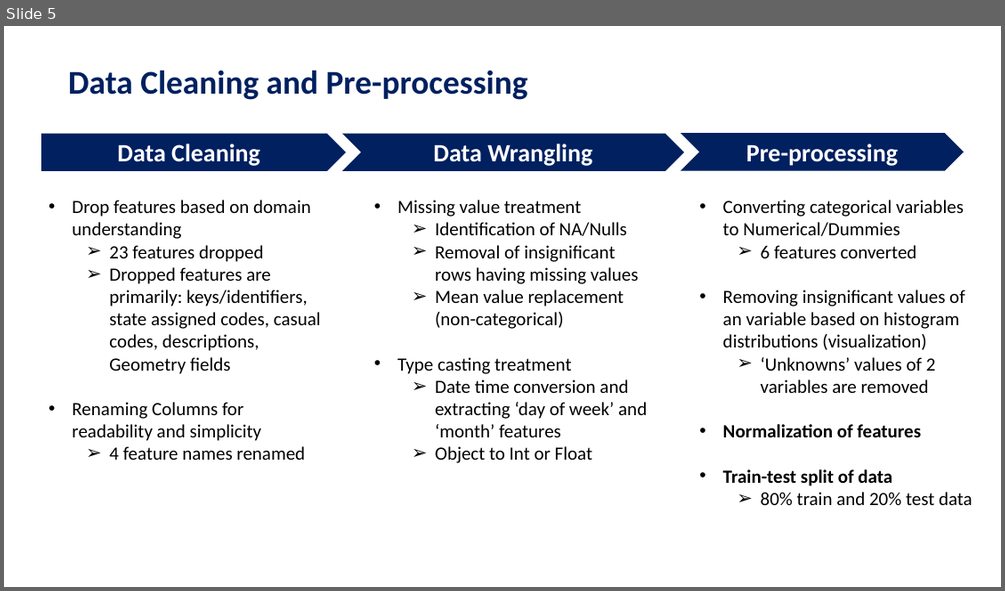
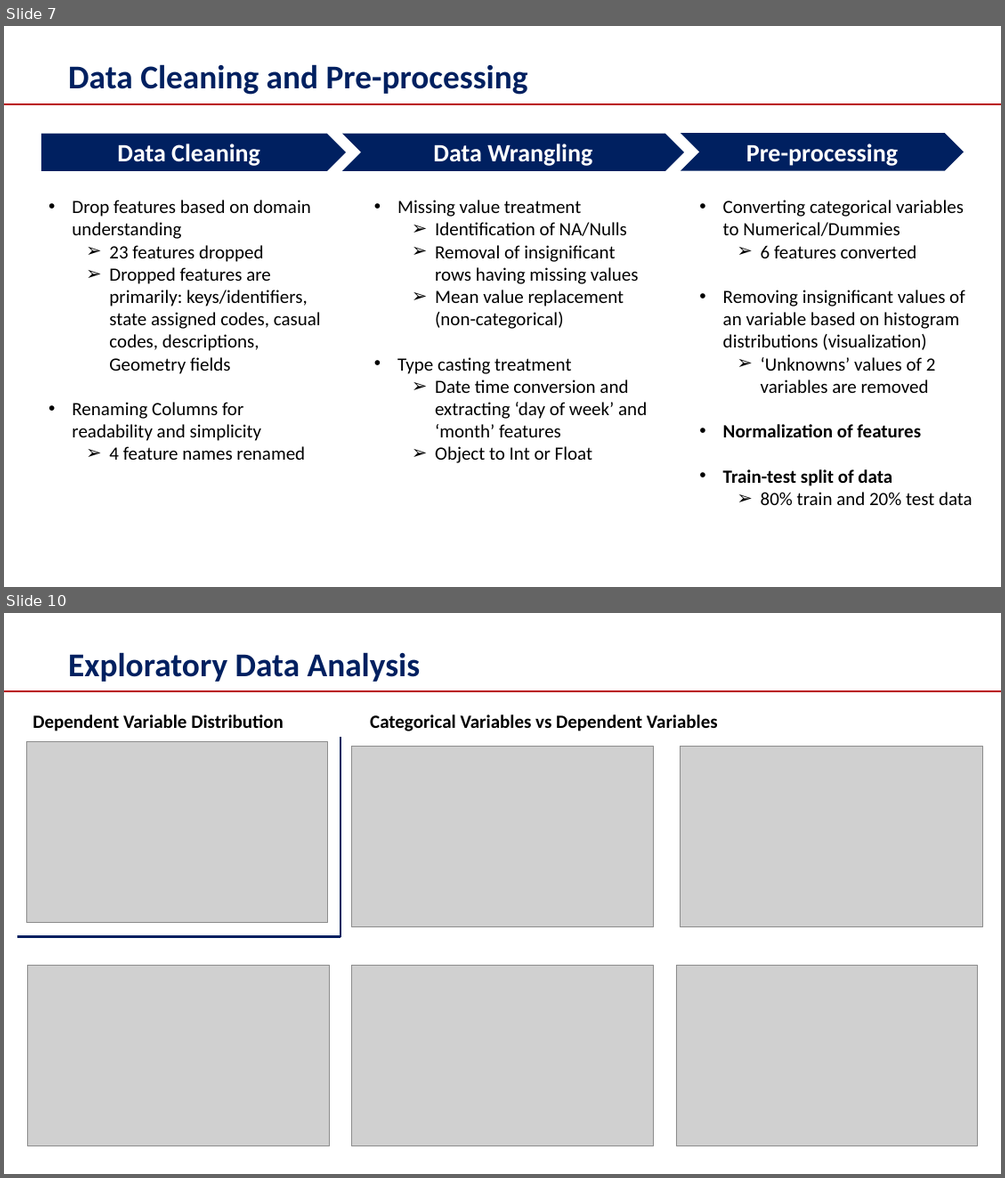
Before and after one commit to durga1234567/Coursera_Capstone, a slide deck: Project Report.pptx. Shown one above the other, each under a label of ours: slide 5 before the commit, slides 7 and 10 after it; the slides between them are not shown. The pictures are 1005x591 and 1005x1178 pixels, drawn with LibreOffice and Linux fonts; fonts in the diff are those of the drawing; grey boxes stand for pictures. Boxes give left, top, right and bottom in pixels: in the first picture for what was removed or moved away, otherwise in the second. Text is boxed around its words. In the diff, an @@ line names an element or a change of style, - is before the commit and + after.

```diff
--- a/Project Report.pptx
+++ b/Project Report.pptx
@@ slide 10 added at (4, 613, 1001, 1174), background #FFFFFF; not listed: 1 template element that a slide beside it also shows @@
@@ text added at (68, 652, 421, 682), 32 pt, text #002060, bold @@
+Exploratory Data Analysis
@@ text added at (32, 714, 283, 731), 18 pt, text #000000, bold @@
+Dependent Variable Distribution
@@ text added at (370, 714, 718, 731), 18 pt, text #000000, bold @@
+Categorical Variables vs Dependent Variables
@@ picture added at (26, 742, 327, 922) @@
@@ line added from (340, 737) to (340, 937), #002060 2.25 pt @@
@@ picture added at (352, 747, 653, 927) @@
@@ picture added at (680, 747, 983, 927) @@
@@ line added from (16, 937) to (340, 937), #002060 2.25 pt @@
@@ picture added at (28, 965, 329, 1145) @@
@@ picture added at (352, 965, 653, 1145) @@
@@ picture added at (676, 965, 978, 1145) @@
@@ what was slide 5 is now slide 7 @@
@@ slide 7 changed as well @@
@@ text "Data Cleaning and Pre-processing": place and size @@
-text "Data Cleaning and Pre-processing" at (68, 70, 528, 100)
+text "Data Cleaning and Pre-processing" at (68, 64, 528, 95)
@@ line added from (4, 104) to (1001, 104), #B90007 1.5 pt @@
```
Also in this commit, not shown: 5 other slides changed, 8 other slides added, 1 slide removed, 2 other files.
